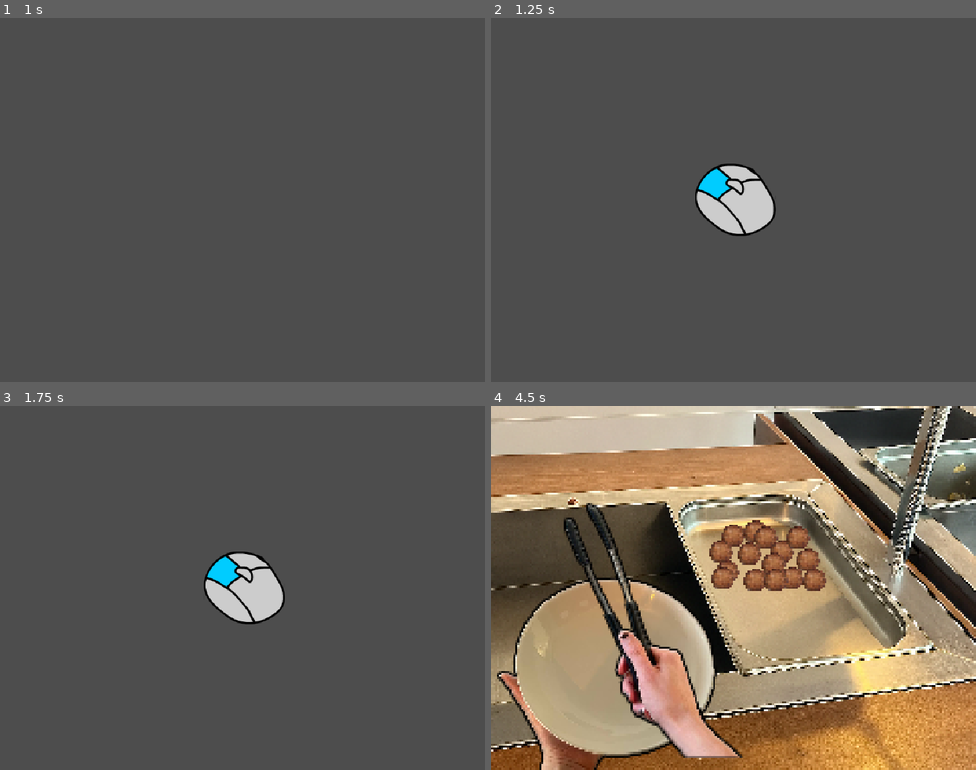
Above: before the commit, frames 1-4 (two rows, left to right).
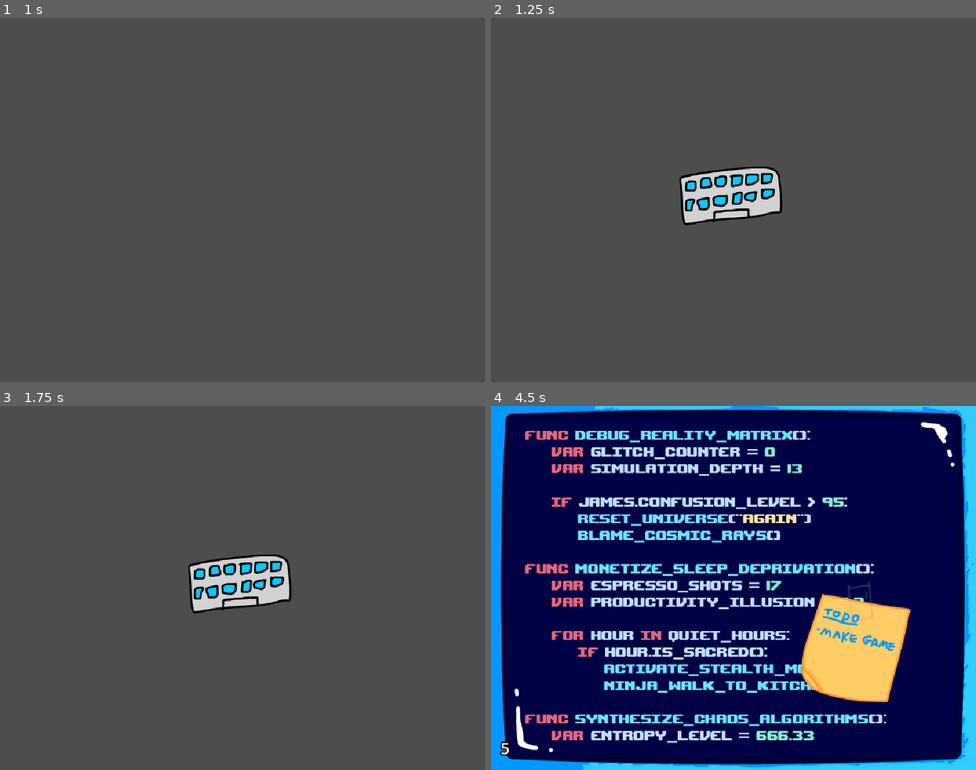
Above: after the commit, the same moments.

Repository: yotam-frid/spelkollektivet-minigame-jam
Game: Godot game, scene res://main_game.tscn
The game is run twice, just before and just after one commit, with the same random seed, the same clock (stepped at 60 frames per second) and the same inputs.
Inputs (mouse positions are in pixels of both pictures, inside the frame that each line leads up to):
- Up to frame 1 (1 s): tap Enter at 0.5 s; move the mouse to (349, 181) at 0.52 s; press the mouse at (349, 181) at 0.53 s
- Up to frame 2 (1.25 s): no input
- Up to frame 3 (1.75 s): move the mouse to (145, 606) at 1.27 s; release the mouse at (145, 606) at 1.28 s; right-click (145, 606) at 1.35 s
- Up to frame 4 (4.5 s): move the mouse to (782, 507) at 2.02 s; press the mouse at (782, 507) at 2.03 s; move the mouse to (709, 660) at 2.77 s; release the mouse at (709, 660) at 2.78 s; right-click (709, 660) at 2.85 s; move the mouse to (879, 642) at 3.52 s; press the mouse at (879, 642) at 3.53 s; move the mouse to (588, 533) at 4.27 s; release the mouse at (588, 533) at 4.28 s; right-click (588, 533) at 4.35 s

Frame 1 is identical in both runs. In frame 2, 2.6% of the frame differs, in the area x 38-61%, y 40-60%; in frame 3, 2.6%; in frame 4, 100%, in the area x 0-100%, y 0-100%.

Commit message:
add more minigame utility methods, finish meatball picker game

Diff:
--- a/game_manager.gd
+++ b/game_manager.gd
@@ -49,6 +49,10 @@
 	await ui.inbetween()
 	next_minigame()
 
+func on_minigame_timer_cleared():
+	print("Timer cleared")
+	ui.hide_ingame_ui()
+
 
 #############
 ## Methods ##
@@ -65,6 +69,7 @@
 	current_minigame = minigame_queue.pop_front().instantiate()
 	current_minigame.game_won.connect(on_minigame_won)
 	current_minigame.game_finished.connect(on_minigame_finished)
+	current_minigame.timer_cleared.connect(on_minigame_timer_cleared)
 
 	# Expose game on the global scope
 	CurrentGame.set_instance(current_minigame)
--- a/main_game.tscn
+++ b/main_game.tscn
@@ -1,7 +1,8 @@
-[gd_scene load_steps=4 format=3 uid="uid://c8f0m3qivw0b3"]
+[gd_scene load_steps=5 format=3 uid="uid://c8f0m3qivw0b3"]
 
 [ext_resource type="Script" uid="uid://dnebk85oo17s6" path="res://game_manager.gd" id="1_1oj5k"]
 [ext_resource type="PackedScene" uid="uid://dma744e4ntbm2" path="res://minigames/meatball_picker/meatball_picker.tscn" id="2_ykeeq"]
+[ext_resource type="PackedScene" uid="uid://d1q7ipevbxcan" path="res://minigames/code_keyboard_smash/code_keyboard_smash.tscn" id="3_6bm6p"]
 [ext_resource type="PackedScene" uid="uid://bk8s5wu05xdmr" path="res://ui/ui.tscn" id="3_ykeeq"]
 
 [node name="Game" type="Control"]
@@ -15,7 +16,7 @@
 [node name="GameManager" type="Node" parent="." node_paths=PackedStringArray("ui")]
 script = ExtResource("1_1oj5k")
 ui = NodePath("../UI")
-minigame_scenes = Array[PackedScene]([ExtResource("2_ykeeq")])
+minigame_scenes = Array[PackedScene]([ExtResource("2_ykeeq"), ExtResource("3_6bm6p")])
 
 [node name="UI" parent="." instance=ExtResource("3_ykeeq")]
 layout_mode = 1
--- a/minigame.gd
+++ b/minigame.gd
@@ -3,6 +3,7 @@
 
 signal game_won
 signal game_finished
+signal timer_cleared
 
 ## Instruction text shown before the game starts.
 @export var title = ""
@@ -27,11 +28,15 @@
 var is_finished = false
 var is_in_game_manager = true
 
+var _timer_cleared = false
+
 ## Signals that the game has been won.
 func win():
 	game_won.emit()
 
-## Signals to end the game early.
+## Signals to end the game and return to the main screen.
+##
+## This will be called automatically unless [code]clear_timer()[/code] has been called.
 func finish():
 	if is_finished:
 		return
@@ -39,8 +44,30 @@
 	is_finished = true
 	game_finished.emit()
 
+## Signals that the game has been won, cancels the running game timer,
+## and returns to the main screen after a delay (2 seconds by default, if not provided.)
+func win_and_finish(wait_seconds: float = 2.0):
+	if is_finished:
+		return
+
+	win()
+	clear_timer()
+	await get_tree().create_timer(wait_seconds).timeout
+	finish()
+
+## Clears the default minigame countdown timer, and hides the timer UI.
+## If you use this, you MUST call [code]finish()[/code] manually, otherwise
+## the game will be stuck!
+func clear_timer():
+	if is_finished or _timer_cleared:
+		return
+
+	_timer_cleared = true
+	timer_cleared.emit()
+
 func _enter_tree() -> void:
 	# Wait duration
 	if not Engine.is_editor_hint():
 		await get_tree().create_timer(duration).timeout
-		finish()
+		if not _timer_cleared:
+			finish()
--- a/minigames/code_keyboard_smash/code_keyboard_smash.tscn
+++ b/minigames/code_keyboard_smash/code_keyboard_smash.tscn
@@ -26,8 +26,8 @@
 @onready var animation_player: AnimationPlayer = $\"../AnimationPlayer\"
 
 var presses: int = 0
-var presses_required: int = 50
-var requirement_increase_per_level: int = 25
+var presses_required: int = 75
+var requirement_increase_per_level: int = 35
 
 var camera_shake_amount: float = 0.0
 
@@ -79,13 +79,13 @@
 			code_label.text += token
 
 func win():
-	CurrentGame.instance.win()
 	typing_sound.stop()
 	$Applause.play()
 	$Fanfare.play()
 	is_finished = true
 	animation_player.play(\"ending\")
 	stop_typing()
+	CurrentGame.instance.win_and_finish(2.0)
 
 
 func start_typing():
--- a/minigames/meatball_picker/meatball_hand.tres.gd
+++ b/minigames/meatball_picker/meatball_hand.tres.gd
@@ -2,17 +2,21 @@
 class_name MeatballPickerHand
 
 var has_meatball = false
+var disabled = false
 
 func toggle_meatball(on: bool):
 	has_meatball = on
 	$Meatball.visible = on
+	if on:
+		$TakeSfx.play()
 
 # Called when the node enters the scene tree for the first time.
 func _ready() -> void:
 	toggle_meatball(false)
 
-
 # Called every frame. 'delta' is the elapsed time since the previous frame.
 func _process(delta: float) -> void:
-	var mouse_pos = get_viewport().get_mouse_position()
-	global_position = mouse_pos
+	if not disabled:
+		var mouse_pos = get_viewport().get_mouse_position()
+		global_position = mouse_pos
+		global_position.y = max(global_position.y, 70)
--- a/minigames/meatball_picker/meatball_picker.tscn
+++ b/minigames/meatball_picker/meatball_picker.tscn
@@ -1,16 +1,23 @@
-[gd_scene load_steps=12 format=3 uid="uid://dma744e4ntbm2"]
+[gd_scene load_steps=22 format=3 uid="uid://dma744e4ntbm2"]
 
 [ext_resource type="Script" uid="uid://bajhxofytc8oh" path="res://minigame.gd" id="1_lxgd4"]
 [ext_resource type="Texture2D" uid="uid://cna0mjwvybcpr" path="res://minigames/meatball_picker/bg.png" id="2_el4pa"]
-[ext_resource type="Texture2D" uid="uid://6qi7nw1l166j" path="res://minigames/meatball_picker/hand_right.png" id="3_8oscx"]
 [ext_resource type="Script" uid="uid://fhskaucmsc6d" path="res://minigames/meatball_picker/meatball_holder.gd" id="4_0fghw"]
 [ext_resource type="Texture2D" uid="uid://d4dvg1gmkr7av" path="res://minigames/meatball_picker/hand_left.png" id="4_bttca"]
 [ext_resource type="Texture2D" uid="uid://di4xg8eegbpbr" path="res://minigames/meatball_picker/meatball.png" id="4_ilb8o"]
 [ext_resource type="Script" uid="uid://bk34wmuh53q0p" path="res://minigames/meatball_picker/meatball_hand.tres.gd" id="6_tl2bm"]
+[ext_resource type="Texture2D" uid="uid://cq30qq8kcc3nj" path="res://minigames/meatball_picker/Untitled-3.png" id="7_tl2bm"]
+[ext_resource type="AudioStream" uid="uid://bvucw3vgkc8pf" path="res://minigames/meatball_picker/click.wav" id="8_vc8d6"]
+[ext_resource type="AudioStream" uid="uid://4tp3qfpi3r1w" path="res://minigames/meatball_picker/blipSelect.wav" id="9_7tn0r"]
+[ext_resource type="AudioStream" uid="uid://cf4rwo7gtgmge" path="res://minigames/meatball_picker/lose.wav" id="10_1npu6"]
+[ext_resource type="Texture2D" uid="uid://2eycgkebfme6" path="res://minigames/code_keyboard_smash/note.png" id="10_7tn0r"]
+[ext_resource type="FontFile" uid="uid://bsueqpcviwyrx" path="res://assets/upheavtt.ttf" id="11_e5hvv"]
 
 [sub_resource type="GDScript" id="GDScript_el4pa"]
 script/source = "extends Node
 
+@export var hand: MeatballPickerHand
+@export var lose_animation_player: AnimationPlayer
 
 func _ready():
 	CurrentGame.instance.game_finished.connect(_on_finish)
@@ -20,8 +27,14 @@
 
 func _on_plate_meatballs_changed(amount: int) -> void:
 	balls_amount = amount
+	$AddSfx.pitch_scale = 1.0 + (amount - 1) / 15.0
+	$AddSfx.play()
 	if balls_amount > 7:
-		print(\"WTF BRO!\")
+		hand.disabled = true
+		lose_animation_player.play(\"lose\")
+		$LoseSfx.play()
+		await get_tree().create_timer(2.0).timeout
+		CurrentGame.instance.finish()
 
 func _on_finish():
 	if balls_amount == required:
@@ -36,6 +49,84 @@
 
 [sub_resource type="RectangleShape2D" id="RectangleShape2D_ilb8o"]
 size = Vector2(19, 23)
+
+[sub_resource type="Animation" id="Animation_e5hvv"]
+resource_name = "lose"
+length = 0.3
+tracks/0/type = "value"
+tracks/0/imported = false
+tracks/0/enabled = true
+tracks/0/path = NodePath("LoseAnimationPlayer/Label:position")
+tracks/0/interp = 1
+tracks/0/loop_wrap = true
+tracks/0/keys = {
+"times": PackedFloat32Array(0, 0.3),
+"transitions": PackedFloat32Array(0.5, 1),
+"update": 0,
+"values": [Vector2(1043, 278), Vector2(362, 278)]
+}
+tracks/1/type = "value"
+tracks/1/imported = false
+tracks/1/enabled = true
+tracks/1/path = NodePath("LoseAnimationPlayer/LoseFace:position")
+tracks/1/interp = 1
+tracks/1/loop_wrap = true
+tracks/1/keys = {
+"times": PackedFloat32Array(0, 0.3),
+"transitions": PackedFloat32Array(0.5, 1),
+"update": 0,
+"values": [Vector2(-269, 334), Vector2(194, 334)]
+}
+
+[sub_resource type="Animation" id="Animation_1npu6"]
+length = 0.001
+tracks/0/type = "value"
+tracks/0/imported = false
+tracks/0/enabled = true
+tracks/0/path = NodePath("LoseAnimationPlayer/Label:position")
+tracks/0/interp = 1
+tracks/0/loop_wrap = true
+tracks/0/keys = {
+"times": PackedFloat32Array(0),
+"transitions": PackedFloat32Array(1),
+"update": 0,
+"values": [Vector2(1043, 278)]
+}
+tracks/1/type = "value"
+tracks/1/imported = false
+tracks/1/enabled = true
+tracks/1/path = NodePath("LoseAnimationPlayer/LoseFace:position")
+tracks/1/interp = 1
+tracks/1/loop_wrap = true
+tracks/1/keys = {
+"times": PackedFloat32Array(0),
+"transitions": PackedFloat32Array(1),
+"update": 0,
+"values": [Vector2(-269, 334)]
+}
+
+[sub_resource type="AnimationLibrary" id="AnimationLibrary_1npu6"]
+_data = {
+&"RESET": SubResource("Animation_1npu6"),
+&"lose": SubResource("Animation_e5hvv")
+}
+
+[sub_resource type="GDScript" id="GDScript_vc8d6"]
+script/source = "extends Node2D
+
+@onready var sprite: Sprite2D = $Sprite2D
+
+# Called every frame. 'delta' is the elapsed time since the previous frame.
+func _process(_delta: float) -> void:
+	sprite.position = Vector2(randf_range(-1.0, 1.0), randf_range(-1.0, 1.0)) * 4.0
+"
+
+[sub_resource type="LabelSettings" id="LabelSettings_1npu6"]
+font = ExtResource("11_e5hvv")
+font_size = 78
+font_color = Color(1, 0, 0, 1)
+outline_size = 50
+outline_color = Color(0.57925385, 1.973361e-06, 3.85046e-07, 1)
 
 [node name="MeatballPicker" type="Node"]
 script = ExtResource("1_lxgd4")
@@ -50,10 +141,12 @@
 enabled = false
 zoom = Vector2(4, 4)
 
-[node name="Control" type="Node2D" parent="."]
+[node name="Control" type="Node2D" parent="." node_paths=PackedStringArray("hand", "lose_animation_player")]
 texture_filter = 1
 scale = Vector2(4, 4)
 script = SubResource("GDScript_el4pa")
+hand = NodePath("Hand")
+lose_animation_player = NodePath("../LoseAnimationPlayer")
 
 [node name="Bg" type="Sprite2D" parent="Control"]
 texture = ExtResource("2_el4pa")
@@ -184,21 +277,52 @@
 texture = ExtResource("4_ilb8o")
 
 [node name="Hand" type="Area2D" parent="Control"]
-position = Vector2(180, 114)
+position = Vector2(154, 71)
 collision_mask = 0
 monitoring = false
 script = ExtResource("6_tl2bm")
 
+[node name="TakeSfx" type="AudioStreamPlayer" parent="Control/Hand"]
+stream = ExtResource("8_vc8d6")
+
 [node name="Meatball" type="Sprite2D" parent="Control/Hand"]
 position = Vector2(-1, -2)
 texture = ExtResource("4_ilb8o")
 
 [node name="HandRightSprite" type="Sprite2D" parent="Control/Hand"]
-position = Vector2(28, 38)
-texture = ExtResource("3_8oscx")
+position = Vector2(42.75, 102)
+texture = ExtResource("7_tl2bm")
 
 [node name="CollisionShape2D" type="CollisionShape2D" parent="Control/Hand"]
 position = Vector2(-0.5, -1.5)
 shape = SubResource("RectangleShape2D_ilb8o")
 
+[node name="AddSfx" type="AudioStreamPlayer" parent="Control"]
+stream = ExtResource("9_7tn0r")
+
+[node name="LoseSfx" type="AudioStreamPlayer" parent="Control"]
+stream = ExtResource("10_1npu6")
+
+[node name="LoseAnimationPlayer" type="AnimationPlayer" parent="."]
+libraries = {
+&"": SubResource("AnimationLibrary_1npu6")
+}
+
+[node name="LoseFace" type="Node2D" parent="LoseAnimationPlayer"]
+position = Vector2(-269, 334)
+script = SubResource("GDScript_vc8d6")
+
+[node name="Sprite2D" type="Sprite2D" parent="LoseAnimationPlayer/LoseFace"]
+texture = ExtResource("10_7tn0r")
+
+[node name="Label" type="Label" parent="LoseAnimationPlayer"]
+anchors_preset = -1
+offset_left = 1043.0
+offset_top = 278.0
+offset_right = 1616.0
+offset_bottom = 423.0
+text = "YOU MADE
+ JORDAN ANGRY"
+label_settings = SubResource("LabelSettings_1npu6")
+
 [connection signal="meatballs_changed" from="Control/Plate" to="Control" method="_on_plate_meatballs_changed"]
--- a/ui/ui.gd
+++ b/ui/ui.gd
@@ -38,14 +38,14 @@
 	# Show the viewport and ingame UI
 	minigame_viewport_container.scale = Vector2.ZERO
 	minigame_viewport_container.visible = true
-	ingame_ui.show_for_minigame(minigame)
+	show_ingame_ui(minigame)
 
 	var tween = create_tween()
 	tween.set_ease(Tween.EASE_OUT).set_trans(Tween.TRANS_CUBIC)
 	tween.tween_property(minigame_viewport_container, "scale", Vector2.ONE, 0.5)
 
 func hide_minigame_viewport():
-	_hide_ingame_ui()
+	hide_ingame_ui()
 
 	var tween = create_tween()
 	tween.set_ease(Tween.EASE_IN).set_trans(Tween.TRANS_CUBIC)
@@ -136,11 +136,11 @@
 	%IntroTextLabel.text = text
 	%IntroText.animate_show()
 
-func _show_ingame_ui():
-	ingame_ui.visible = true
+func show_ingame_ui(minigame: Minigame):
+	ingame_ui.show_for_minigame(minigame)
 
-func _hide_ingame_ui():
-	ingame_ui.visible = false
+func hide_ingame_ui():
+	ingame_ui.hide()
 
 func _center_pivot(control: Control):
 	control.pivot_offset = control.size / 2
Binary file added: minigames/meatball_picker/Untitled-3.png
Not shown, added: minigames/meatball_picker/Untitled-3.png.import
Not shown, added: minigames/meatball_picker/blipSelect.wav.import
Not shown, added: minigames/meatball_picker/click.wav.import
Not shown, added: minigames/meatball_picker/lose.wav.import
Not shown, added: minigames/meatball_picker/blipSelect.wav
Not shown, added: minigames/meatball_picker/click.wav
Not shown, added: minigames/meatball_picker/lose.wav
